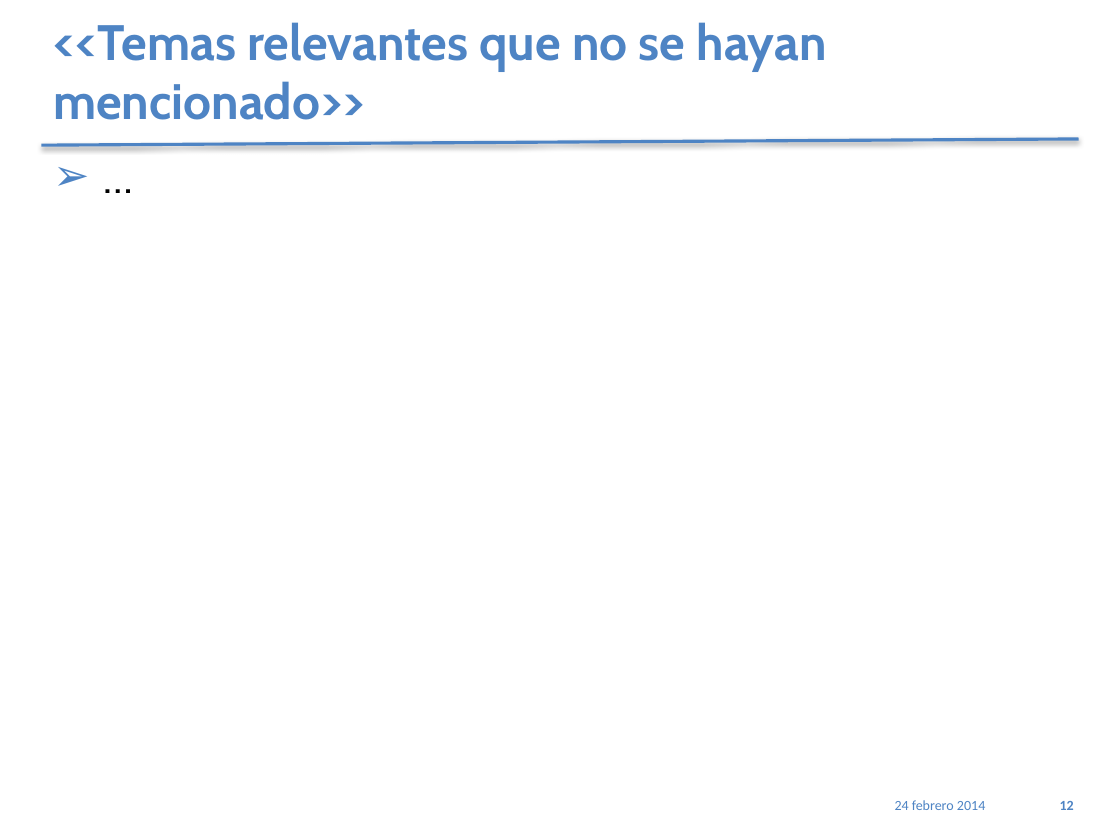
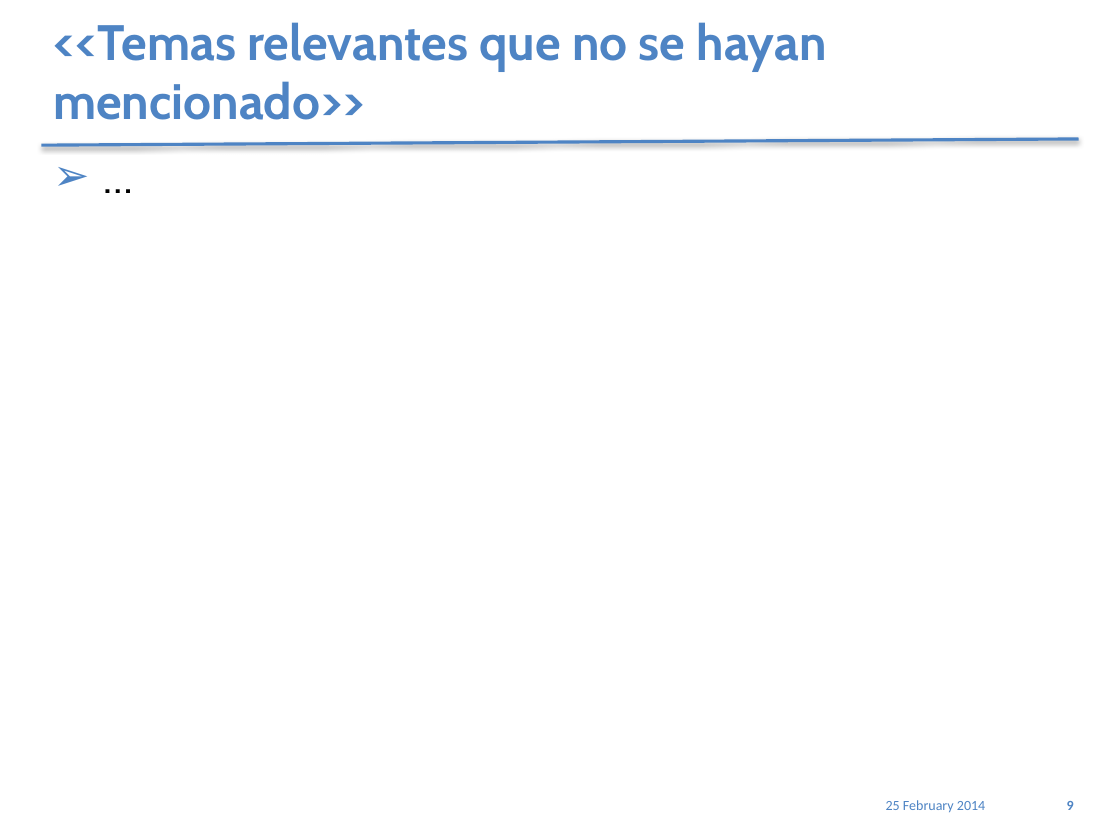
Before and after one commit to jholoc/proyectoScrapy, a slide deck: slide 9 of PlantillaPresetnacionPracticum_4.1.pptx (slide 12 before the commit). Drawn at 1120x840 pixels with LibreOffice and Linux fonts; fonts in the diff are those of the drawing. Boxes give left, top, right and bottom in pixels: in the first picture for what was removed or moved away, otherwise in the second. Text is boxed around its words. In the diff, an @@ line names an element or a change of style, - is before the commit and + after.

```diff
--- a/PlantillaPresetnacionPracticum_4.1.pptx
+++ b/PlantillaPresetnacionPracticum_4.1.pptx
@@ text at [886, 800, 985, 812]: text changed @@
-24 febrero 2014
+25 February 2014
@@ page number at [1067, 801, 1074, 810]: text changed @@
-12
+9
```
Also in this commit, not shown: 6 other slides changed, 1 slide added, 4 slides removed, 1 other file.
